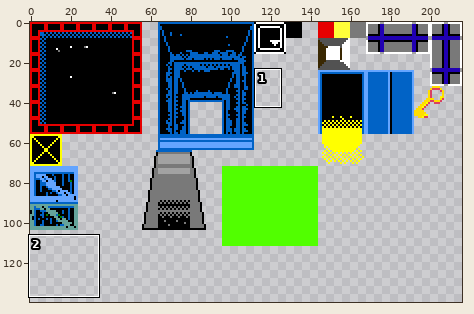
Edited in one commit: pixel-art file (Concept/tileset.aseprite). The first picture is a wide view before the edit; the outline marks the close-up.
Close-up. Before the commit:
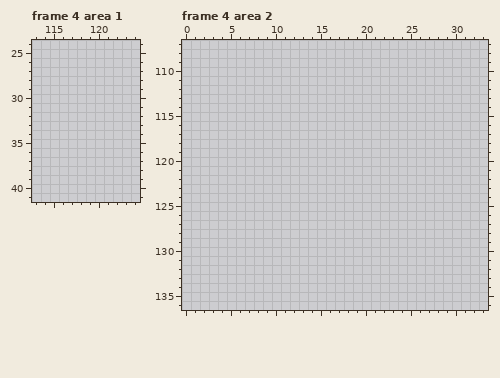
216x200 pixels, 5 frames. Colours within 5 levels of each other are drawn and written as one. Shown: frame 4 area 1: x 113..124, y 24..41; frame 4 area 2: x 0..33, y 107..136. The wide view leaves out empty margins. The commit also changed other frames or places, which this record leaves out.
The result:
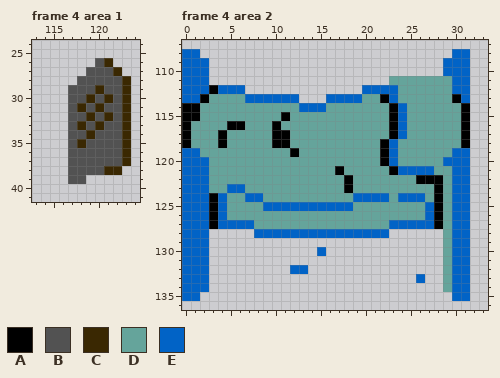
Palette (. is transparent): A #000000  B #525252  C #3a2802  D #65a49b  E #0163c6
Commit message: doors and some props
Difference:
Changed rows in their new state; - is an unchanged pixel.
Frame 4 area 1, layer "Layer 1":
first column x 117:
26 ---BC--
27 --BBBC-
28 -BBBBBC
29 BBBCBBC
30 BBCBCBC
31 BCBCBBC
32 BBCBCBC
33 BCBCBBC
34 BBCBBBC
35 BCBBBBC
36 BBBBBBC
37 BBBBBBC
38 BBBBCC-
39 BB-----
Frame 4 area 2, layer "Layer 1":
first column x 0:
108 EE----------------------------EE
109 EEE--------------------------EEE
110 EEE--------------------------EEE
111 EEE--------------------DDDDDDDEE
112 EEEAEEE-------------EEEEDDDDDDEE
113 EEADDDDEEEEEE---EEEEDDAEDDDDDDAE
114 AADDDDDDDDDDDEEEDDDDDDDAEDDDDDDA
115 AADDDDDDDDDADDDDDDDDDDDAEDDDDDDA
116 ADDDDAADDDADDDDDDDDDDDDAEDDDDDDA
117 ADDDADDDDDAADDDDDDDDDDDAEDDDDDDA
118 ADDDADDDDDAADDDDDDDDDDAEDDDDDDDA
119 EEDDDDDDDDDDADDDDDDDDDAEDDDDDDEE
120 EEEDDDDDDDDDDDDDDDDDDDAEDDDDDEEE
121 EEEDDDDDDDDDDDDDDADDDDDAEEEEDDEE
122 EEEDDDDDDDDDDDDDDDADDDDDDDAAADEE
123 EEEDDEEDDDDDDDDDDDADDDDDDDDDADEE
124 EEEAEDDEEDDDDDDDDDDEEEEDEEEDADEE
125 EEEAEDDDDEEEEEEEEEEDDDDDDDDEADEE
126 EEEAEDDDDDDDDDDDDDDDDDDDDDDEADEE
127 EEEAEEEEDDDDDDDDDDDDDDDEEEEEADEE
128 EEE-----EEEEEEEEEEEEEEE------DEE
129 EEE--------------------------DEE
130 EEE------------E-------------DEE
131 EEE--------------------------DEE
132 EEE---------EE---------------DEE
133 EEE-----------------------E--DEE
134 EEE--------------------------DEE
135 EE----------------------------EE
